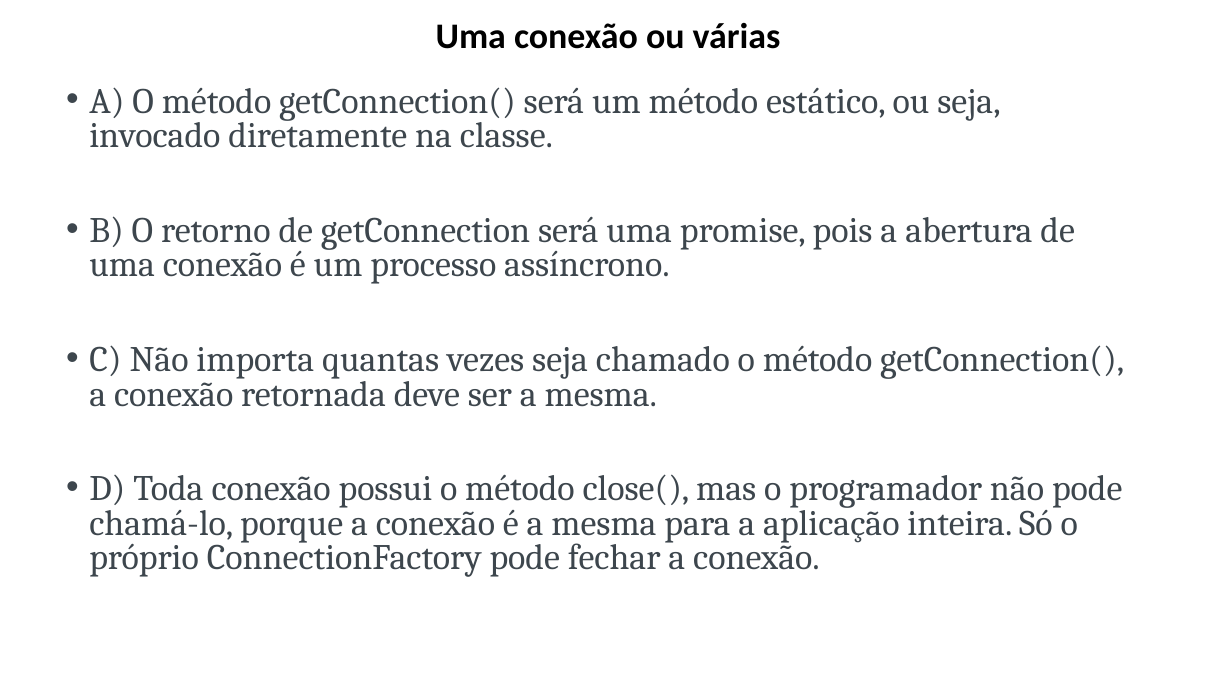
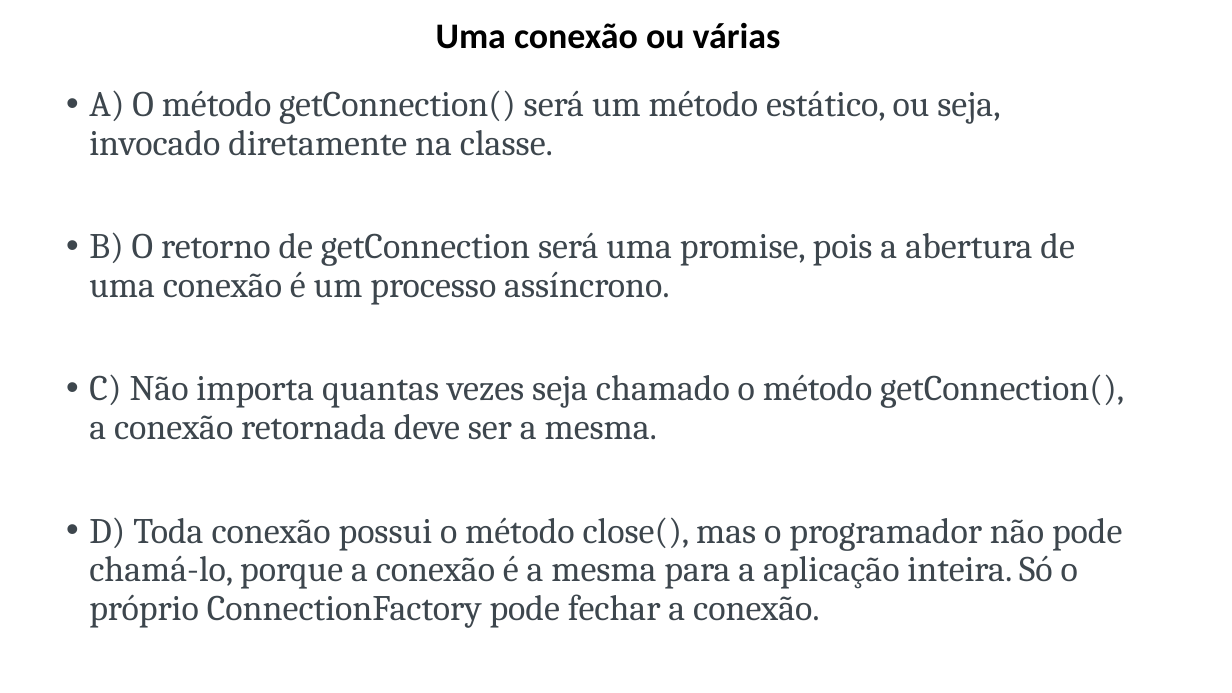
Before and after one commit to lacsousa/js-es6-oo-pp-avanc1, a slide deck: slide 15 of docs/JS Avançado 1-2-3-resumo.pptx. Drawn at 1232x693 pixels with LibreOffice and Linux fonts; fonts in the diff are those of the drawing. Boxes give left, top, right and bottom in pixels: in the first picture for what was removed or moved away, otherwise in the second. Text is boxed around its words. In the diff, an @@ line names an element or a change of style, - is before the commit and + after.

```diff
--- a/docs/JS Avançado 1-2-3-resumo.pptx
+++ b/docs/JS Avançado 1-2-3-resumo.pptx
@@ text "A) O método getConnection() será ..." at (x1=89, y1=90, x2=1124, y2=628): line spacing 0.8 to 0.9 @@
```
Also in this commit, not shown: 2 slides added, 56 other files.
